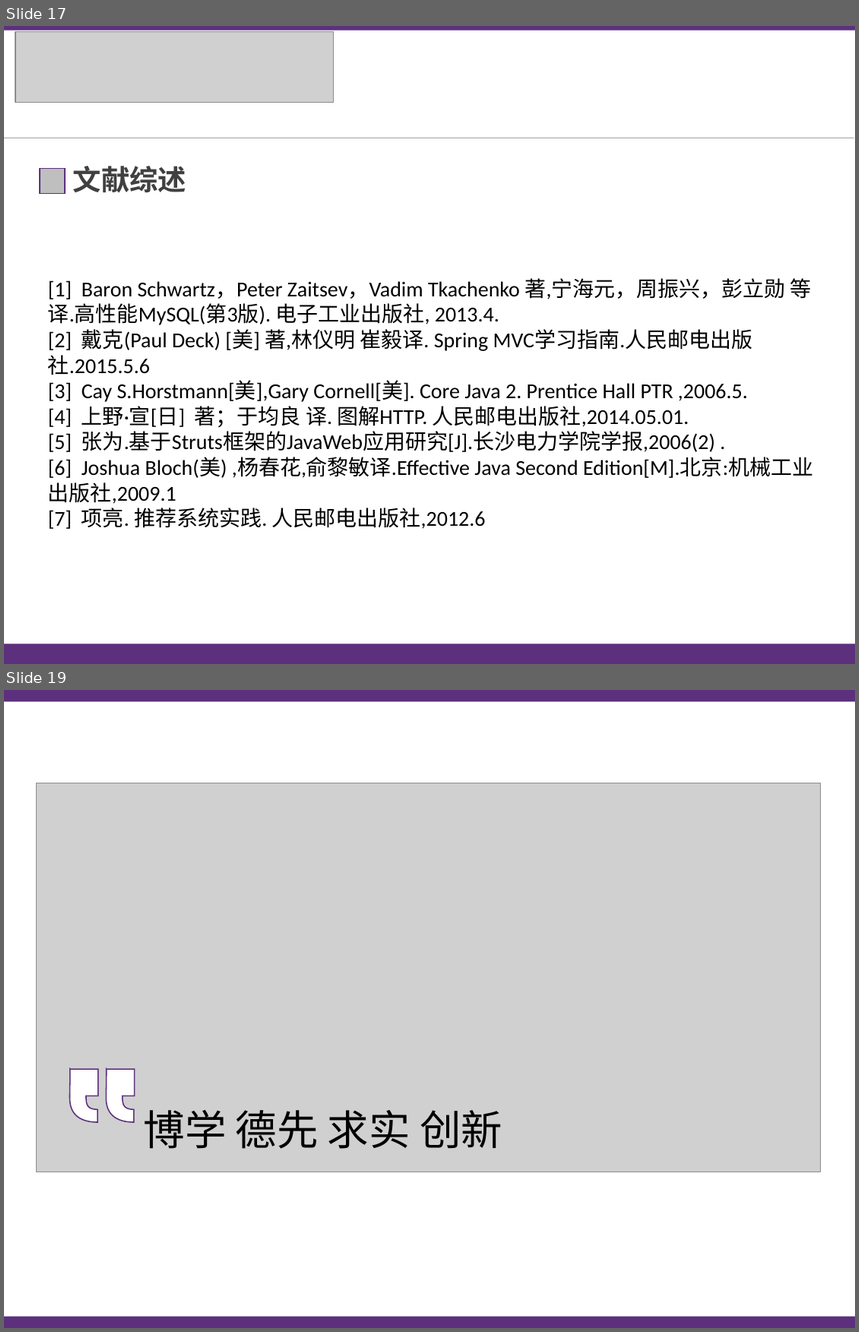
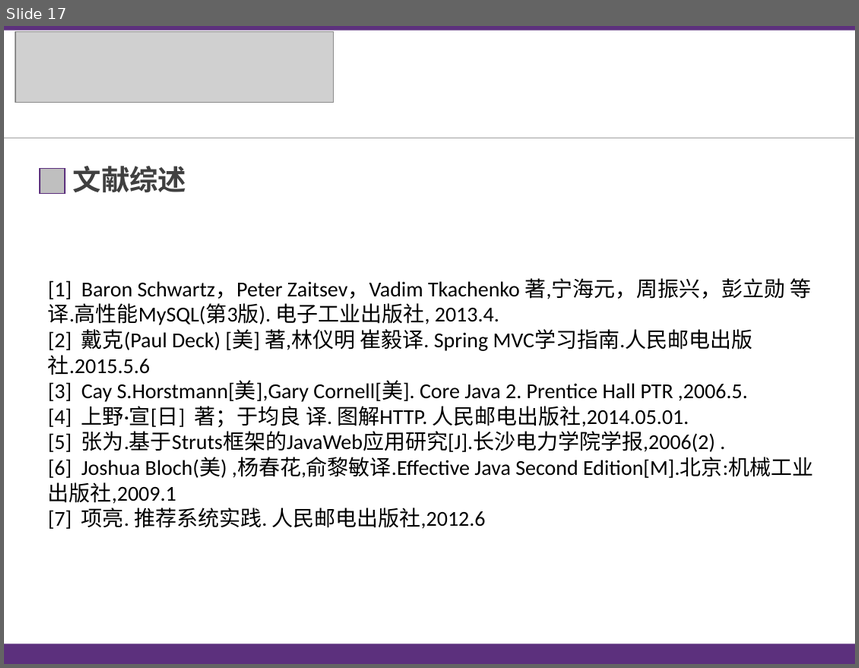
Before and after one commit to cshijiel/tjpu, a slide deck: 毕业演讲稿.ppt. Shown one above the other, each under a label of ours: slides 17 and 19 before the commit, slide 17 after it; the slides between them are not shown. The pictures are 859x1332 and 859x668 pixels, drawn with LibreOffice and Linux fonts; fonts in the diff are those of the drawing; grey boxes stand for pictures; background and template pictures are left out. Boxes give left, top, right and bottom in pixels: in the first picture for what was removed or moved away, otherwise in the second. Text is boxed around its words. In the diff, an @@ line names an element or a change of style, - is before the commit and + after.

```diff
--- a/毕业演讲稿.ppt
+++ b/毕业演讲稿.ppt
@@ slide 19 removed at (4, 690, 855, 1328), background picture (left out) @@
@@ rectangle removed at (4, 690, 855, 702) @@
@@ picture removed at (37, 783, 820, 1172) @@
@@ freeform shape removed at (69, 1068, 97, 1122) @@
@@ freeform shape removed at (106, 1068, 134, 1122) @@
@@ text removed at (144, 1110, 503, 1149) @@
-博学 德先 求实 创新
@@ rectangle removed at (4, 1316, 855, 1328) @@
```
Also in this commit, not shown: 6 slides changed, 3 other files.
